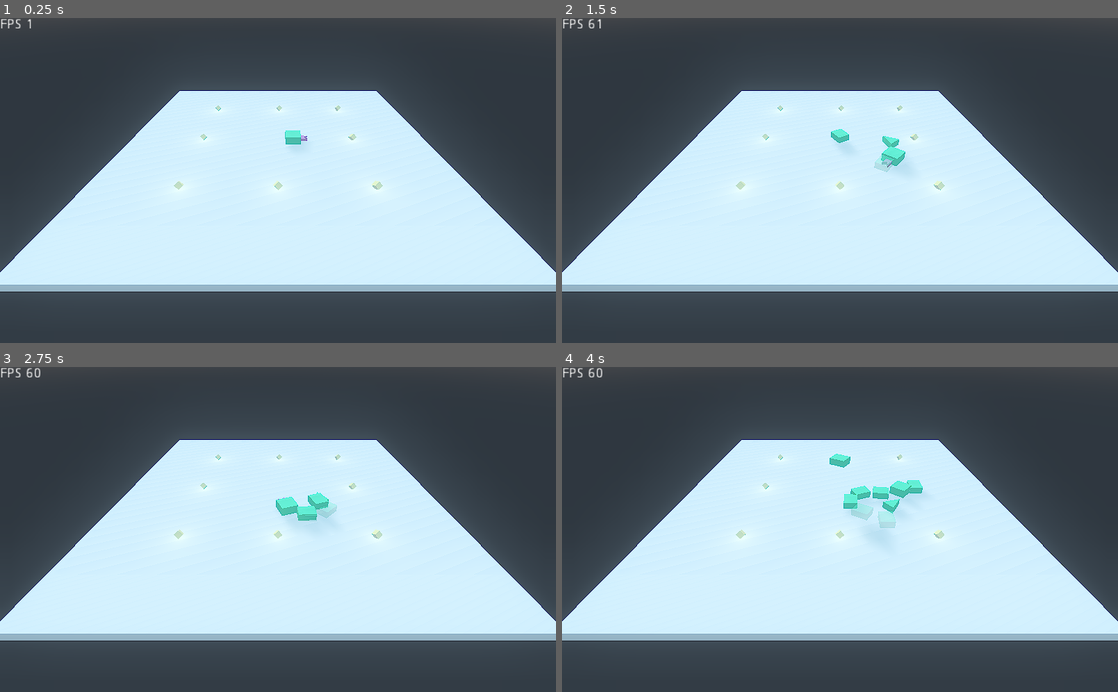
Above: before the commit, frames 1-4 (two rows, left to right).
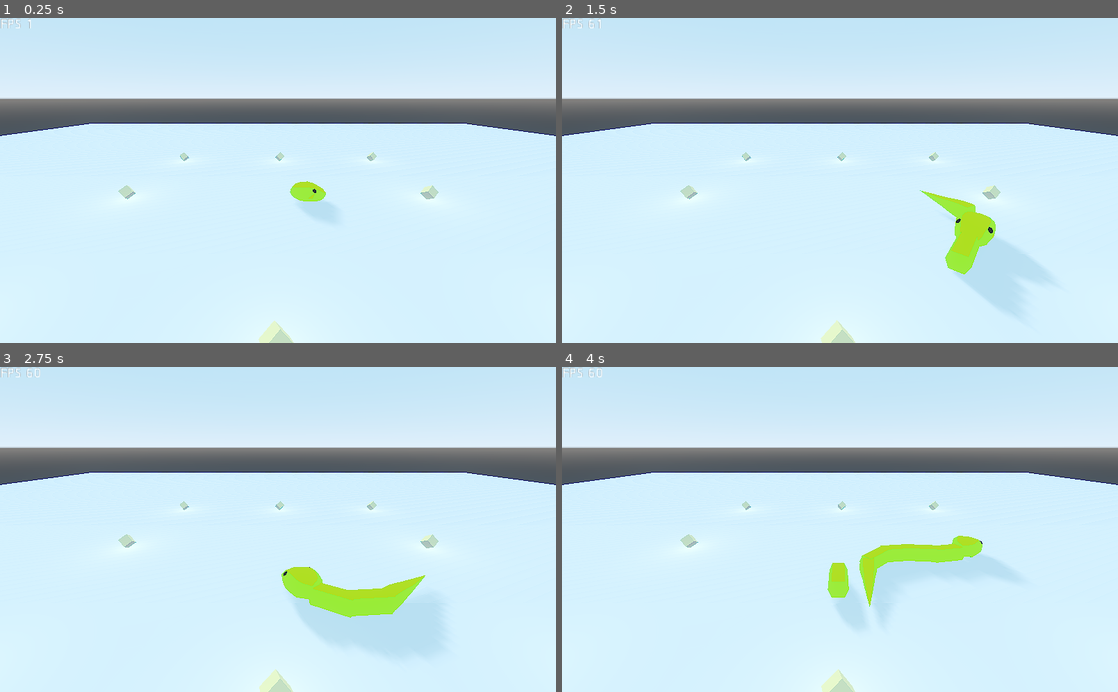
Above: after the commit, the same moments.

Repository: shinpansen/GodotSnake
Game: Godot game, scene res://Main.tscn
The game is run twice, just before and just after one commit, with the same random seed, the same clock (stepped at 60 frames per second) and the same inputs.
Inputs:
- Up to frame 1 (0.25 s): no input
- Up to frame 2 (1.5 s): hold Right (ui_right) 0.53-1.28 s; tap Space (ui_space) at 0.6, 1.35 s; hold Down (ui_down) from 1.28 s (still down)
- Up to frame 3 (2.75 s): release Down (ui_down) at 2.03 s; hold Right (ui_right) from 2.03 s (still down); tap Space (ui_space) at 2.1 s
- Up to frame 4 (4 s): tap Space (ui_space) at 2.85, 3.6 s; release Right (ui_right) at 3.53 s; hold Left (ui_left) from 3.53 s (still down)

The runs differ from the first frame. In frame 1, 63% of the frame differs, in the area x 0-100%, y 0-100%; in frame 2, 65%; in frame 3, 66%; in frame 4, 66%.
Error after the commit: Invalid get index 'transform' (on base: 'null instance'). (res://Scripts/Spatial/camera.gd:11)

Commit message:
testing unlit graphics

Diff:
--- a/Main.tscn
+++ b/Main.tscn
@@ -1,8 +1,9 @@
-[gd_scene load_steps=6 format=2]
+[gd_scene load_steps=7 format=2]
 
 [ext_resource path="res://Snake/Scenes/snake_head.tscn" type="PackedScene" id=1]
 [ext_resource path="res://Pick Ups/Scenes/pickup_grow.tscn" type="PackedScene" id=2]
-[ext_resource path="res://Scripts/FpsCounter.gd" type="Script" id=3]
+[ext_resource path="res://Scripts/Tools/fps_counter.gd" type="Script" id=3]
+[ext_resource path="res://Scripts/Spatial/camera.gd" type="Script" id=4]
 
 [sub_resource type="CubeMesh" id=1]
 
@@ -10,22 +11,22 @@
 
 [node name="World" type="Spatial" groups=["Main"]]
 
+[node name="Camera" type="Camera" parent="."]
+transform = Transform( 1, 0, 0, 0, 0.942787, 0.333395, 0, -0.333395, 0.942787, 0, 6.36579, 14.1908 )
+script = ExtResource( 4 )
+
 [node name="DirectionalLight" type="DirectionalLight" parent="."]
 transform = Transform( -0.925772, 0.136915, -0.352422, 0, 0.932128, 0.362129, 0.378083, 0.335249, -0.862938, -7.52991, 30.5783, -35.7819 )
 light_energy = 0.5
 light_bake_mode = 2
 shadow_enabled = true
 
-[node name="Camera" type="Camera" parent="."]
-transform = Transform( 1, 0, 0, 0, 0.775176, 0.631746, 0, -0.631746, 0.775176, 0, 15.6814, 27.8634 )
-current = true
-
 [node name="Ground" type="Area" parent="."]
 collision_layer = 4
 collision_mask = 0
 
 [node name="MeshInstance" type="MeshInstance" parent="Ground"]
-transform = Transform( 20, 0, 0, 0, 0.5, 0, 0, 0, 20, 0, -0.5, 0 )
+transform = Transform( 50, 0, 0, 0, 0.5, 0, 0, 0, 50, 0, -0.5, 0 )
 layers = 4
 mesh = SubResource( 1 )
 skeleton = NodePath("../..")
@@ -38,6 +39,7 @@
 transform = Transform( -4.37114e-08, 0, 1, 0, 1, 0, -1, 0, -4.37114e-08, 0, 0, 0 )
 snake_speed = 8.0
 rotation_speed = 3.0
+bodies_gap = 0.8
 
 [node name="Pickups" type="Spatial" parent="."]
 
--- /dev/null
+++ b/Scripts/Spatial/camera.gd
@@ -0,0 +1,15 @@
+extends Camera
+
+const node_tools = preload("res://Scripts/Tools/node_tools.gd")
+
+var _base_origin: Vector3
+
+onready var _root = get_tree().root.get_child(0)
+onready var _snake_ref = _root.get_node("Snake")
+
+func _ready():
+	_base_origin = transform.origin - _snake_ref.transform.origin
+
+
+func _process(delta):
+	transform.origin = _snake_ref.transform.origin + _base_origin
--- /dev/null
+++ b/Scripts/Tools/ticker.gd
@@ -0,0 +1,27 @@
+class_name Ticker extends Node
+
+var is_ticking: bool = false
+
+var _tick_start: int
+var _tick_count: int = 0
+var _tick_time: float = 1000/60
+
+
+func init(os, tick_time:float=1000/60):
+	_tick_time = tick_time
+	_tick_start = os.get_ticks_msec()
+
+
+func update(os):
+	is_ticking = false
+	_tick_count = os.get_ticks_msec() - _tick_start
+
+	if _tick_count >= _tick_time:
+		is_ticking = true
+		_tick_reset()
+
+
+func _tick_reset():
+	#Tick reset
+	_tick_count = 0
+	_tick_start = OS.get_ticks_msec()
--- /dev/null
+++ b/Snake/Assets/InheritedScenes/snake_head.tscn
@@ -0,0 +1,18 @@
+[gd_scene load_steps=6 format=2]
+
+[ext_resource path="res://Materials/Dark/dark_gray.tres" type="Material" id=1]
+[ext_resource path="res://Snake/Assets/Models/snake_head.glb" type="PackedScene" id=2]
+[ext_resource path="res://Materials/Green/green_yellow.tres" type="Material" id=3]
+[ext_resource path="res://Materials/Green/green.tres" type="Material" id=4]
+[ext_resource path="res://Materials/Green/light_green.tres" type="Material" id=5]
+
+[node name="snake_head" instance=ExtResource( 2 )]
+
+[node name="SnakeHead" parent="." index="0"]
+transform = Transform( 0.873093, 0, 0, 0, -0.601225, 0, 0, 0, 1.20098, 0, 0, 0.0260844 )
+material/0 = ExtResource( 3 )
+material/1 = ExtResource( 5 )
+material/2 = ExtResource( 4 )
+
+[node name="SnakeEyes" parent="." index="1"]
+material/0 = ExtResource( 1 )
--- a/Snake/Assets/Scenes/snake_tail.tscn
+++ b/Snake/Assets/InheritedScenes/snake_tail.tscn
@@ -8,7 +8,7 @@
 [node name="snake_tail" instance=ExtResource( 1 )]
 
 [node name="SnakeTail" parent="." index="0"]
-transform = Transform( 0.468229, 0, 0, 0, 0.409499, 0, 0, 0, 1.31332, 0, 0.0401923, -0.0986214 )
+transform = Transform( 0.468229, 0, 0, 0, 0.409499, 0, 0, 0, 1.31332, 0, 0.0401923, -1.93509 )
 material/0 = ExtResource( 2 )
 material/1 = ExtResource( 4 )
 material/2 = ExtResource( 3 )
--- a/Snake/Assets/Scenes/snake_body_last.tscn
+++ /dev/null
@@ -1,14 +0,0 @@
-[gd_scene load_steps=5 format=2]
-
-[ext_resource path="res://Snake/Assets/Models/snake_body_last.glb" type="PackedScene" id=1]
-[ext_resource path="res://Materials/Green/green_yellow.tres" type="Material" id=2]
-[ext_resource path="res://Materials/Green/green.tres" type="Material" id=3]
-[ext_resource path="res://Materials/Green/light_green.tres" type="Material" id=4]
-
-[node name="snake_body_last" instance=ExtResource( 1 )]
-
-[node name="SnakeBody3" parent="." index="0"]
-transform = Transform( 0.468229, 0, 0, 0, 0.409499, 0, 0, 0, 1.31332, 0, 0.0401923, -0.11416 )
-material/0 = ExtResource( 2 )
-material/1 = ExtResource( 4 )
-material/2 = ExtResource( 3 )
--- a/Snake/Assets/Scenes/snake_head.tscn
+++ /dev/null
@@ -1,18 +0,0 @@
-[gd_scene load_steps=6 format=2]
-
-[ext_resource path="res://Snake/Assets/Models/snake_head.glb" type="PackedScene" id=1]
-[ext_resource path="res://Materials/Green/green_yellow.tres" type="Material" id=2]
-[ext_resource path="res://Materials/Green/green.tres" type="Material" id=3]
-[ext_resource path="res://Materials/Green/light_green.tres" type="Material" id=4]
-[ext_resource path="res://Materials/Dark/dark_gray.tres" type="Material" id=5]
-
-[node name="snake_head" instance=ExtResource( 1 )]
-
-[node name="SnakeHead" parent="." index="0"]
-transform = Transform( 0.873093, 0, 0, 0, -0.601225, 0, 0, 0, 1.20098, 0, 0, 0.0260844 )
-material/0 = ExtResource( 2 )
-material/1 = ExtResource( 4 )
-material/2 = ExtResource( 3 )
-
-[node name="SnakeEyes" parent="." index="1"]
-material/0 = ExtResource( 5 )
--- a/Snake/Scenes/snake_body.tscn
+++ b/Snake/Scenes/snake_body.tscn
@@ -1,7 +1,8 @@
-[gd_scene load_steps=5 format=2]
+[gd_scene load_steps=6 format=2]
 
 [ext_resource path="res://Snake/Models/snake_skin.tres" type="Material" id=1]
 [ext_resource path="res://Snake/Scripts/snake_body.gd" type="Script" id=2]
+[ext_resource path="res://Snake/Assets/InheritedScenes/snake_body.tscn" type="PackedScene" id=3]
 
 [sub_resource type="CubeMesh" id=1]
 
@@ -14,12 +15,16 @@
 
 [node name="MeshInstance" type="MeshInstance" parent="."]
 transform = Transform( -4.37114e-08, 0, 0.8, 0, 0.4, 0, -1, 0, -3.49691e-08, 0, 0.4, 0 )
+visible = false
 mesh = SubResource( 1 )
 material/0 = ExtResource( 1 )
 
 [node name="Area" type="Area" parent="."]
-transform = Transform( 1, 0, 0, 0, 1, 0, 0, 0, 1, 0, 0.4, 0 )
+transform = Transform( 0.6, 0, 0, 0, 1, 0, 0, 0, 0.9, 0, 0.4, 0 )
 
 [node name="CollisionShape" type="CollisionShape" parent="Area"]
 transform = Transform( -4.37114e-08, 0, 0.8, 0, 0.4, 0, -1, 0, -3.49691e-08, 0, 0, 0 )
 shape = SubResource( 4 )
+
+[node name="Model" parent="." instance=ExtResource( 3 )]
+transform = Transform( 1, 0, 0, 0, 1, 0, 0, 0, 1, 0, 0.40915, 0.019179 )
--- a/Snake/Scenes/snake_head.tscn
+++ b/Snake/Scenes/snake_head.tscn
@@ -1,7 +1,8 @@
-[gd_scene load_steps=7 format=2]
+[gd_scene load_steps=8 format=2]
 
 [ext_resource path="res://Snake/Models/snake_skin.tres" type="Material" id=1]
 [ext_resource path="res://Snake/Scripts/snake_head.gd" type="Script" id=2]
+[ext_resource path="res://Snake/Assets/InheritedScenes/snake_head.tscn" type="PackedScene" id=3]
 
 [sub_resource type="PrismMesh" id=6]
 
@@ -17,6 +18,7 @@
 
 [node name="TongueMesh" type="Spatial" parent="."]
 transform = Transform( -4.37114e-08, 0, 1, 0, 1, 0, -1, 0, -4.37114e-08, 0, 0.3, 1.45 )
+visible = false
 
 [node name="Tongue1" type="MeshInstance" parent="TongueMesh"]
 transform = Transform( 0.136808, -0.469846, 8.21505e-09, 0, -2.18557e-08, -0.2, 0.375877, 0.17101, -2.99003e-09, 0, 0, 0.2 )
@@ -36,5 +38,9 @@
 
 [node name="MeshInstance" type="MeshInstance" parent="."]
 transform = Transform( 1, 0, 0, 0, 0.5, 0, 0, 0, 1, 0, 0.5, 0 )
+visible = false
 mesh = SubResource( 7 )
 material/0 = ExtResource( 1 )
+
+[node name="Model" parent="." instance=ExtResource( 3 )]
+transform = Transform( 1, 0, 0, 0, 1, 0, 0, 0, 1, 0, 0.567217, 0 )
--- a/Snake/Scenes/snake_tail.tscn
+++ b/Snake/Scenes/snake_tail.tscn
@@ -2,25 +2,21 @@
 
 [ext_resource path="res://Snake/Models/snake_skin.tres" type="Material" id=1]
 [ext_resource path="res://Snake/Scripts/snake_body.gd" type="Script" id=2]
+[ext_resource path="res://Snake/Assets/InheritedScenes/snake_tail.tscn" type="PackedScene" id=3]
 
 [sub_resource type="PrismMesh" id=5]
 
-[sub_resource type="ConvexPolygonShape" id=6]
-points = PoolVector3Array( 0, 1, 1, 1, -1, 1, 0, 1, -1, -1, -1, 1, 1, -1, -1, -1, -1, -1 )
-
 [node name="SnakeTail" type="KinematicBody"]
+transform = Transform( 1, 0, 0, 0, 1, 0, 0, 0, 1, 0, 0.362183, 0 )
 collision_layer = 0
 collision_mask = 0
 script = ExtResource( 2 )
 
 [node name="MeshInstance" type="MeshInstance" parent="."]
 transform = Transform( -0.8, 8.74228e-08, 1.52855e-15, 0, -4.37114e-08, 0.4, 6.99382e-08, 1, 1.74846e-08, 0, 0.4, 0 )
+visible = false
 mesh = SubResource( 5 )
 material/0 = ExtResource( 1 )
 
-[node name="Area" type="Area" parent="."]
-transform = Transform( 1, 0, 0, 0, 1, 0, 0, 0, 1, 0, 0.4, 0 )
-
-[node name="CollisionShape" type="CollisionShape" parent="Area"]
-transform = Transform( -0.8, 8.74228e-08, 1.52855e-15, 0, -4.37114e-08, 0.4, 6.99382e-08, 1, 1.74846e-08, 0, 0, 0 )
-shape = SubResource( 6 )
+[node name="Model" parent="." instance=ExtResource( 3 )]
+transform = Transform( -1, 0, -8.74228e-08, 0, 1, 0, 8.74228e-08, 0, -1, 0, 0.335487, 0 )
--- a/Snake/Scripts/snake_base.gd
+++ b/Snake/Scripts/snake_base.gd
@@ -1,39 +1,29 @@
 class_name SnakeBase extends KinematicBody
 
-const util = preload("res://Scripts/util.gd")
-const materials: Array = [
-	preload("res://Snake/Models/snake_skin.tres"),
-	preload("res://Snake/Models/snake_skin_transparent.tres"),
-]
+const node_tools = preload("res://Scripts/Tools/node_tools.gd")
+#const materials: Array = [
+#	preload("res://Snake/Models/snake_skin.tres"),
+#	preload("res://Snake/Models/snake_skin_transparent.tres"),
+#]
 const history_max_size: int = 100
 
+var ticker: Ticker
 var moving_speed: float = 10
 var positions_history = []
 
-var _tick_count: int = 0
-var _tick_time: float = 1000/60
+onready var root = get_tree().root.get_child(0)
 
-onready var _tick_start: int = OS.get_ticks_msec()
+
+func _init():
+	ticker = Ticker.new()
+	ticker.init(OS)
 
 
 func _physics_process(delta):
-	_tick_count = OS.get_ticks_msec() - _tick_start
+	ticker.update(OS)
 
-	if _tick_count >= _tick_time:
-		_tick_process(delta)
+	if ticker.is_ticking:
+		positions_history.push_front(transform)
 
 	if positions_history.size() > history_max_size:
 		positions_history.pop_at(history_max_size)
-
-
-func _tick_process(delta):
-	#Tick reset
-	_tick_count = 0
-	_tick_start = OS.get_ticks_msec()
-
-	#Position history
-	positions_history.push_front(transform)
-
-
-func get_root() -> Node:
-	return get_tree().root.get_child(0)
--- a/Snake/Scripts/snake_body.gd
+++ b/Snake/Scripts/snake_body.gd
@@ -1,6 +1,6 @@
 class_name SnakeBody extends SnakeBase
 
-var parent_body: SnakeBase = null
+export(Resource) var parent_body
 var temp_body: SnakeBase = null
 var distance_to_parent: float = 2
 var n: String = ""
@@ -92,7 +92,7 @@
 
 func _handle_temp_body():
 	if (temp_body != null and temp_body.has_finished_animation(transform.origin)):
-		var mesh = util.get_node_type(get_children(), MeshInstance)
-		mesh.set_surface_material(0, materials[0])
+		var mesh = node_tools.get_node_type(get_children(), MeshInstance)
+#		mesh.set_surface_material(0, materials[0])
 		temp_body.queue_free()
 		temp_body = null
--- a/Snake/Scripts/snake_head.gd
+++ b/Snake/Scripts/snake_head.gd
@@ -2,7 +2,6 @@
 
 export(float, 1, 50) var snake_speed = 10
 export(float, 1, 10) var rotation_speed = 4
-export(int, 0, 20) var nb_bodies = 5
 export(float, 0, 20) var bodies_gap = 2
 
 const parts_scenes: Array = [
@@ -37,23 +36,23 @@
 func snake_add_new_body(pos: Vector3):
 	if _snake_tail == null:
 		_snake_tail = get_new_body(pos, true, true, false)
-		get_root().add_child(_snake_tail)
+		root.add_child(_snake_tail)
 	else:
 		var tra = get_last_body().transform
 		var snake_body = get_new_body(tra.origin + tra.basis.z * 3, false, false, true)
-		var temp_body = get_new_body(pos, true, false, false)
-		snake_body.temp_body = temp_body
+#		var temp_body = get_new_body(pos, true, false, false)
+#		snake_body.temp_body = temp_body
 		_bodies_list.append(snake_body)
 		_snake_tail.parent_body = snake_body
 		_snake_tail.step_back(bodies_gap)
-		get_root().add_child(snake_body)
-		get_root().add_child(temp_body)
+		root.add_child(snake_body)
+#		root.add_child(temp_body)
 
 
 func get_new_body(pos: Vector3, animation: bool, tail: bool, transparent: bool) -> Node:
 	var scene = parts_scenes[0].instance() if tail else parts_scenes[1].instance()
-	var material = materials[1] if transparent else materials[0]
-	util.get_node_type(scene.get_children(), MeshInstance).set_surface_material(0, material)
+#	var material = materials[1] if transparent else materials[0]
+#	node_tools.get_node_type(scene.get_children(), MeshInstance).set_surface_material(0, material)
 	scene.init(pos, get_last_body(), bodies_gap, animation, "")
 	return scene
 
--- a/project.godot
+++ b/project.godot
@@ -33,13 +33,19 @@
 "class": "SnakeHead",
 "language": "GDScript",
 "path": "res://Snake/Scripts/snake_head.gd"
+}, {
+"base": "Node",
+"class": "Ticker",
+"language": "GDScript",
+"path": "res://Scripts/Tools/ticker.gd"
 } ]
 _global_script_class_icons={
 "PickupBase": "",
 "SnakeBase": "",
 "SnakeBody": "",
 "SnakeComponent": "",
-"SnakeHead": ""
+"SnakeHead": "",
+"Ticker": ""
 }
 
 [application]
Renamed: Scripts/FpsCounter.gd -> Scripts/Tools/fps_counter.gd
Renamed: Scripts/util.gd -> Scripts/Tools/node_tools.gd
Renamed: Snake/Assets/Scenes/snake_body.tscn -> Snake/Assets/InheritedScenes/snake_body.tscn
Renamed: Snake/Assets/Scenes/snake_body_first.tscn -> Snake/Assets/InheritedScenes/snake_body_first.tscn
Binary file removed: Snake/Assets/Models/snake_body_last.glb
Not shown, removed: Snake/Assets/Models/snake_body_last.glb.import
Binary file changed: Snake/Assets/Models/snake_tail.glb
